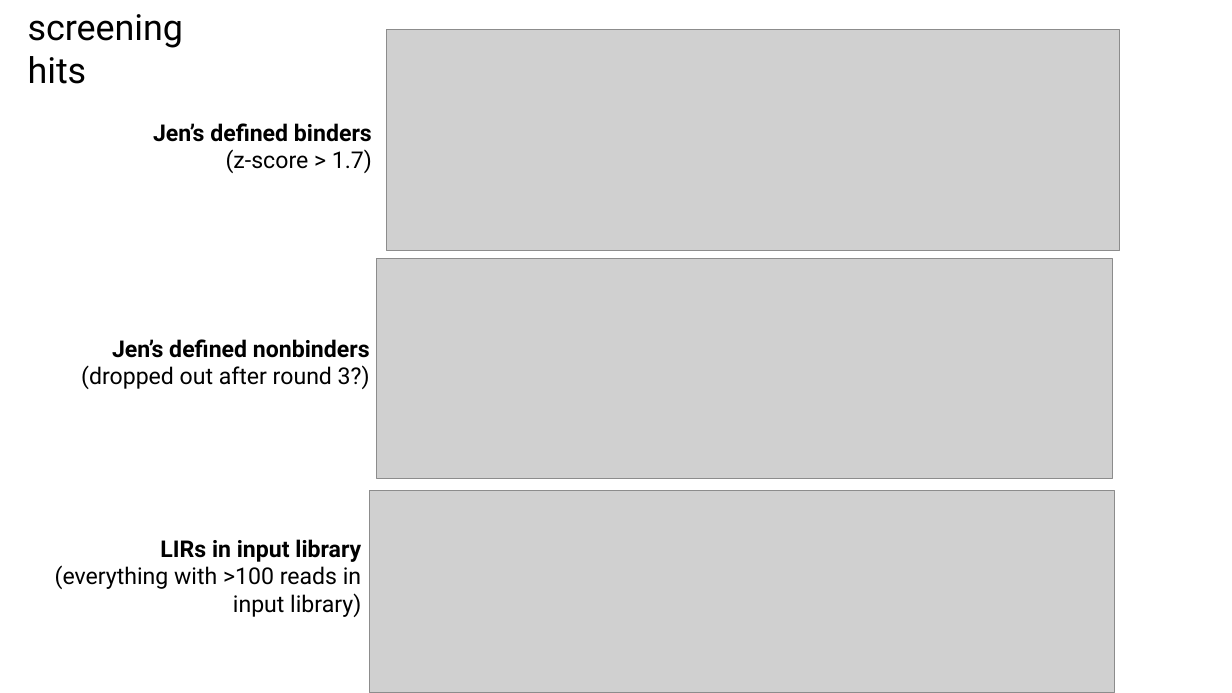
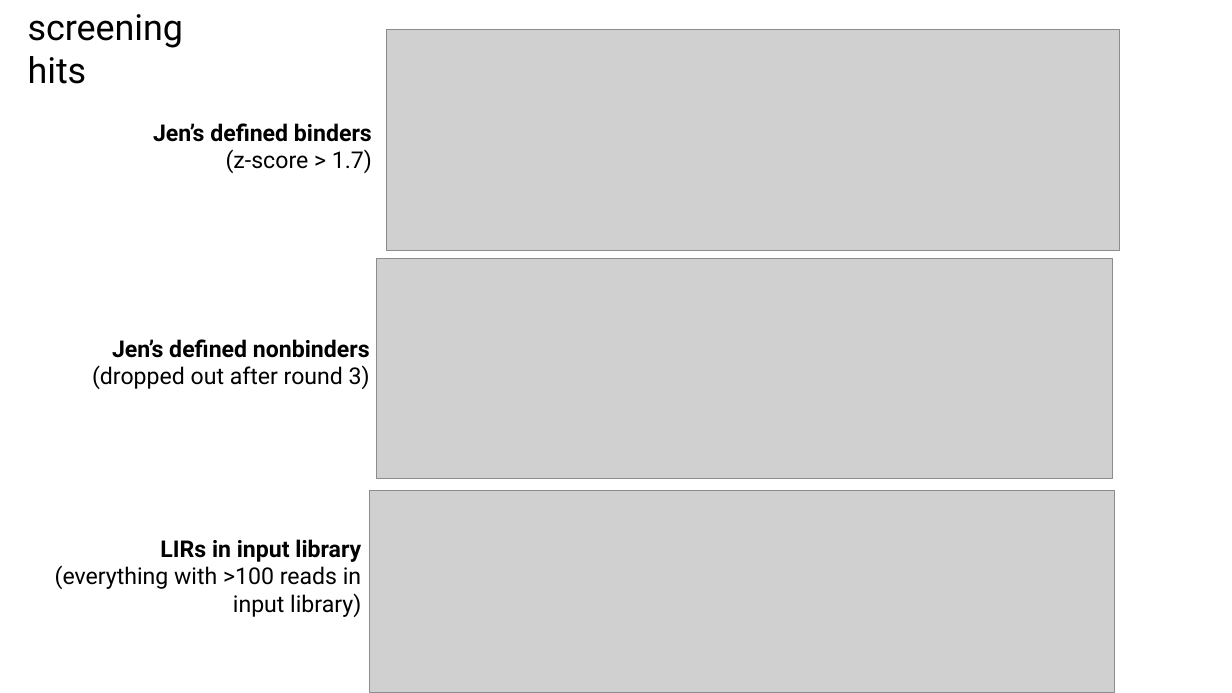
Before and after one commit to jacksonh1/lir_screen_pssm, a slide deck: slide 2 of reports/results-ongoing.pptx (slide 3 before the commit). Drawn at 1232x693 pixels with LibreOffice and Linux fonts; fonts in the diff are those of the drawing; grey boxes stand for pictures. Boxes give left, top, right and bottom in pixels: in the first picture for what was removed or moved away, otherwise in the second. Text is boxed around its words. In the diff, an @@ line names an element or a change of style, - is before the commit and + after.

```diff
--- a/reports/results-ongoing.pptx
+++ b/reports/results-ongoing.pptx
@@ text at box(92, 365, 370, 389): text changed @@
-(dropped out after round 3?)
+(dropped out after round 3)
```
Also in this commit, not shown: 4 other slides changed, 4 slides added, 11 slides removed, 3 other files.
